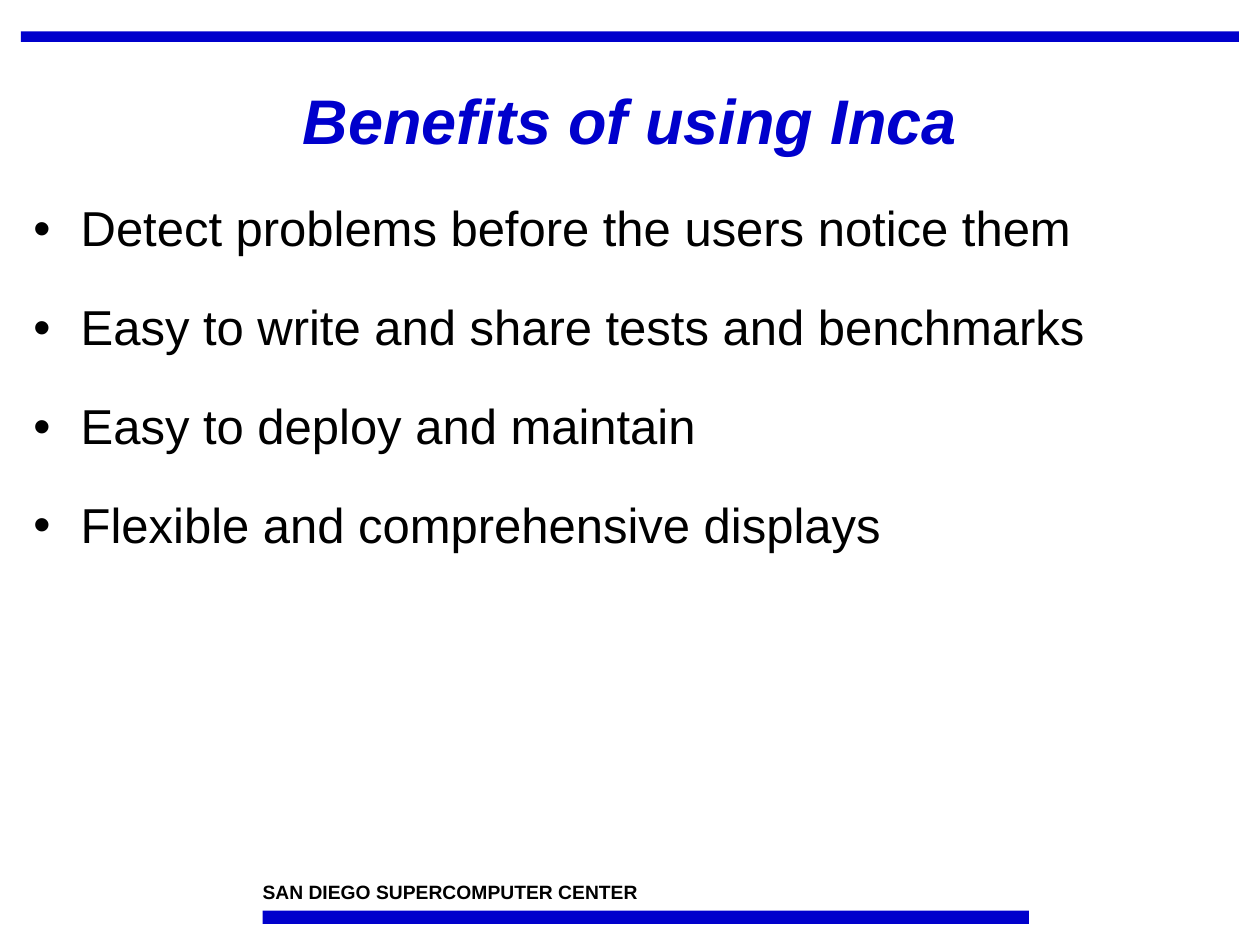
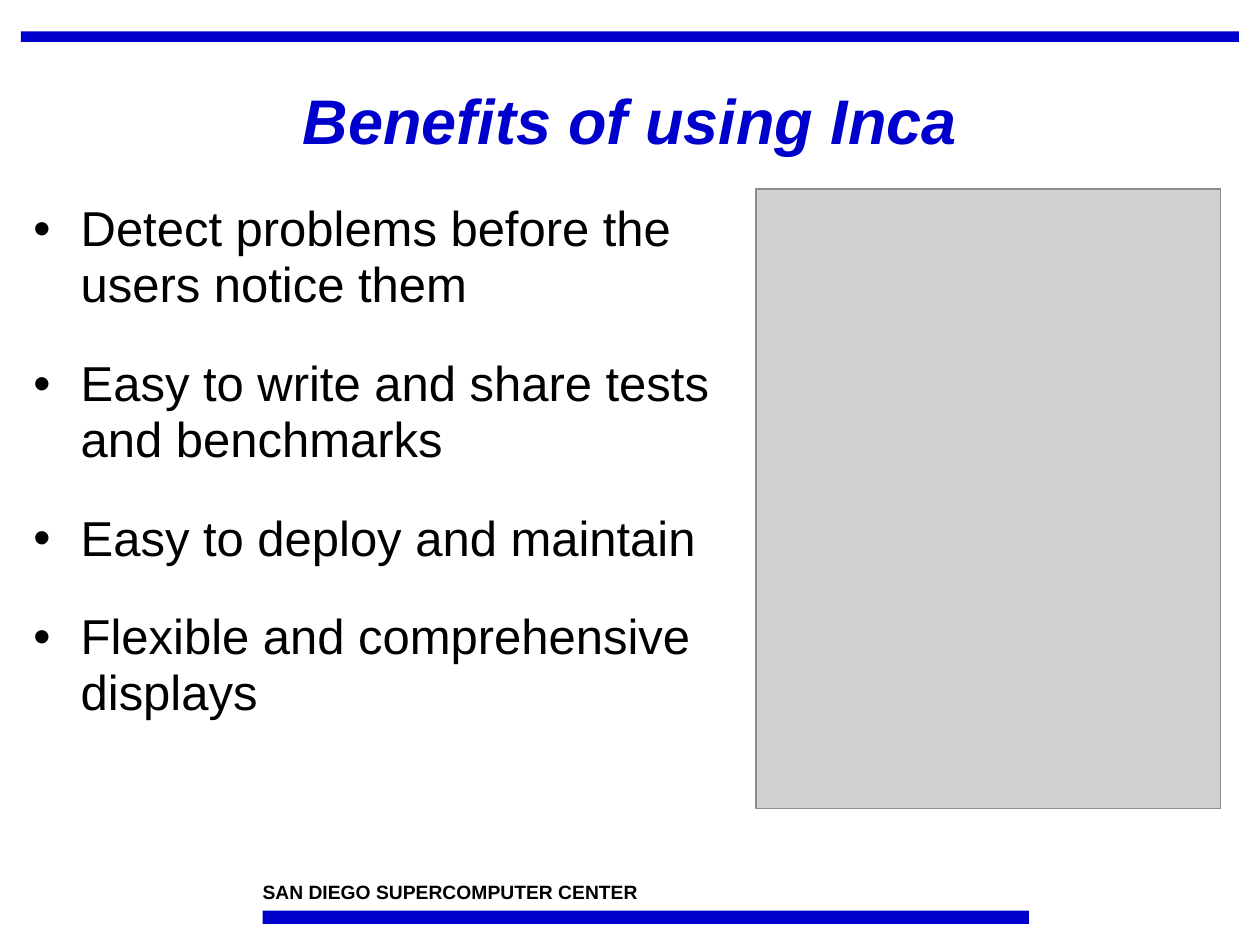
Before and after one commit to IncaProject/inca-xsede, a slide deck: slide 14 of talks/osgc08/inca-osgc08.ppt (slide 15 before the commit). Drawn at 1260x945 pixels with LibreOffice and Linux fonts; fonts in the diff are those of the drawing; grey boxes stand for pictures; background and template pictures are left out. Boxes give left, top, right and bottom in pixels: in the first picture for what was removed or moved away, otherwise in the second. Text is boxed around its words. In the diff, an @@ line names an element or a change of style, - is before the commit and + after.

```diff
--- a/talks/osgc08/inca-osgc08.ppt
+++ b/talks/osgc08/inca-osgc08.ppt
@@ text "Detect problems before the users ..." rewrapped from (81,210,1085,553) to (81,210,709,720) @@
@@ picture added at (756,189,1221,809) @@
```
Also in this commit, not shown: 8 other slides changed, 3 slides removed, 1 other file.
